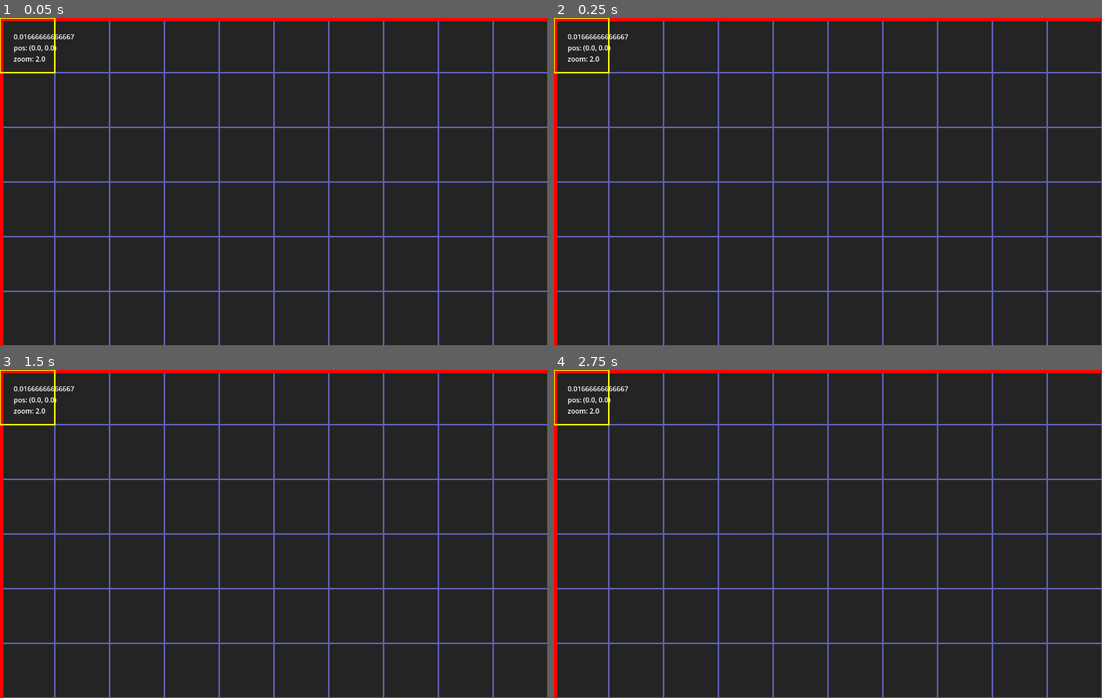
Above: before the commit, frames 1-4 (two rows, left to right).
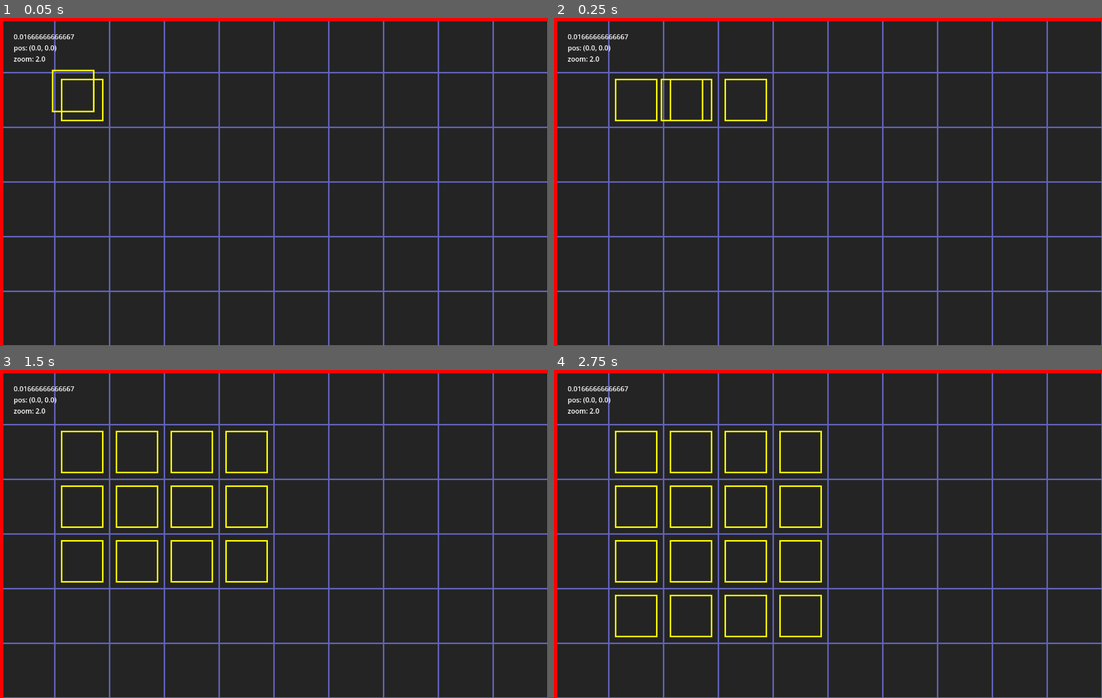
Above: after the commit, the same moments.

Repository: MarshallNekiu/MyLittleProject
Game: Godot game, scene res://scene/main.tscn
Same seed, same stepped clock (60 frames per second), same inputs: the game is played once before the commit and once after it.
Inputs (mouse positions are in pixels of both pictures, inside the frame that each line leads up to):
- Up to frame 1 (0.05 s): no input
- Up to frame 2 (0.25 s): no input
- Up to frame 3 (1.5 s): tap Enter at 0.5 s; move the mouse to (394, 517) at 0.52 s; hold Up (ui_up) 0.53-1.25 s; tap Z at 0.6 s; click (394, 517) at 0.67 s; drag from (164, 550) to (246, 599) at 1.27 s
- Up to frame 4 (2.75 s): move the mouse to (882, 461) at 2.02 s; hold Up (ui_up) from 2.03 s (still down); tap Enter at 2.1 s; click (882, 461) at 2.17 s

The runs differ from the first frame. In frame 1, 0.5% of the frame differs, in the area x 0-19%, y 0-32%; in frame 2, 0.7%; in frame 3, 1.7%; in frame 4, 2.2%, in the area x 0-49%, y 0-82%.

Commit message:
Multiple unit test.

Diff:
--- a/script/main.gd
+++ b/script/main.gd
@@ -2,12 +2,16 @@
 
 static var __mouse: Vector2
 
-var __unitTest: Unit = Unit.new("normal")
 var __debug: Dictionary
 
 
 func _init() -> void:
-	add_child(__unitTest)
+	for i in 16:
+		var unit: Unit = Unit.new("normal")
+		add_child(unit)
+		await unit.move(Vector2.ONE, 1)
+		await unit.move(Vector2.RIGHT, i % 4)
+		await unit.move(Vector2.DOWN, floori(i / 4.0))
 
 
 func _ready() -> void:
@@ -20,7 +24,10 @@
 		__debug["mouse"] = event.position
 	elif event is InputEventScreenTouch:
 		__debug["mouse"] = getCameraPosition() + event.position * (1.0 / getCameraZoom())
-		if event.is_released():
+		if event.is_pressed():
+			if event.double_tap:
+				setCameraZoom(wrapf(getCameraZoom() + 0.5, 0.5, 2.5))
+		else:
 			var unit: Unit = Unit.focused
 			if is_instance_valid(unit):
 				var dir: Vector2 = unit.position.direction_to(__mouse)
@@ -43,7 +50,12 @@
 		if not is_instance_valid(Unit.focused):
 			setCameraPosition(getCameraPosition() - event.relative * (1.0 /getCameraZoom()))
 		else:
-			__mouse = (localEvent.position.clamp(Vector2.ZERO, Vector2(1280 - 32, 768 - 32)) / Vector2(64, 64)).floor() * 64
+			var mouse: Vector2 = (localEvent.position.clamp(Vector2.ZERO, Vector2(1280 - 32, 768 - 32)) / Vector2(64, 64)).floor() * 64
+			var dir: Vector2 = Unit.focused.position.direction_to(mouse)
+			var deg: int = absi(int(Vector2.UP.dot(dir) * 90))
+
+			if deg in [0, 63, 90]:
+				__mouse = mouse
 			__debug["dot"] = absi(int(Vector2.UP.dot(__mouse.direction_to(Unit.focused.position)) * 90))
 
 
@@ -59,10 +71,12 @@
 func _draw() -> void:
 	draw_rect(Rect2(Vector2(0, 0), Vector2(1280, 768)), Color.RED, false, 8)
 	var unit: Unit = Unit.focused
+
 	if is_instance_valid(unit):
-		draw_rect(Rect2(unit.position + Vector2(24, 24), Vector2(16, 16)), Color.VIOLET, true, 4.0)
+		draw_rect(Rect2(unit.position + Vector2(24, 24), Vector2(16, 16)), Color.VIOLET, true)
+
 		if absi(int(Vector2.UP.dot(__mouse.direction_to(Unit.focused.position)) * 90)) in [0, 63, 90]:
-			draw_rect(Rect2(__mouse + Vector2(24, 24), Vector2(16, 16)), Color.VIOLET, true, 4.0)
+			draw_rect(Rect2(__mouse + Vector2(24, 24), Vector2(16, 16)), Color.VIOLET, true)
 			draw_line(unit.position + Vector2(32, 32), __mouse + Vector2(32, 32), Color.VIOLET, 2.0)
 
 
--- a/script/unit.gd
+++ b/script/unit.gd
@@ -4,7 +4,7 @@
 static var focused: Unit
 
 var __class: String = ""
-var __rid: int = rid_allocate_id()
+#var __rid: int = rid_allocate_id()
 
 
 func _init(_class: String) -> void:
@@ -19,17 +19,17 @@
 				focused = self
 
 
-func _process(delta: float) -> void:
+func _process(_delta: float) -> void:
 	queue_redraw()
 
 
 func _draw() -> void:
-	draw_rect(Rect2(Vector2(0, 0), Vector2(64, 64)), Color.YELLOW, false, 2)
+	draw_rect(Rect2(Vector2(8, 8), Vector2(64 - 16, 64 - 16)), Color.YELLOW, false, 2)
 
 
 func move(_vector: Vector2, _step: int) -> void:
 	for i in _step:
-		await create_tween().tween_property(self, "position", (position + _vector * 64) / (Vector2(64, 64)).round() * 64, 0.05).finished
+		await create_tween().tween_property(self, "position", (position + _vector * 64) / (Vector2(64, 64)).round() * 64, 0.02).finished
 
 
 func getClass() -> String: return __class
